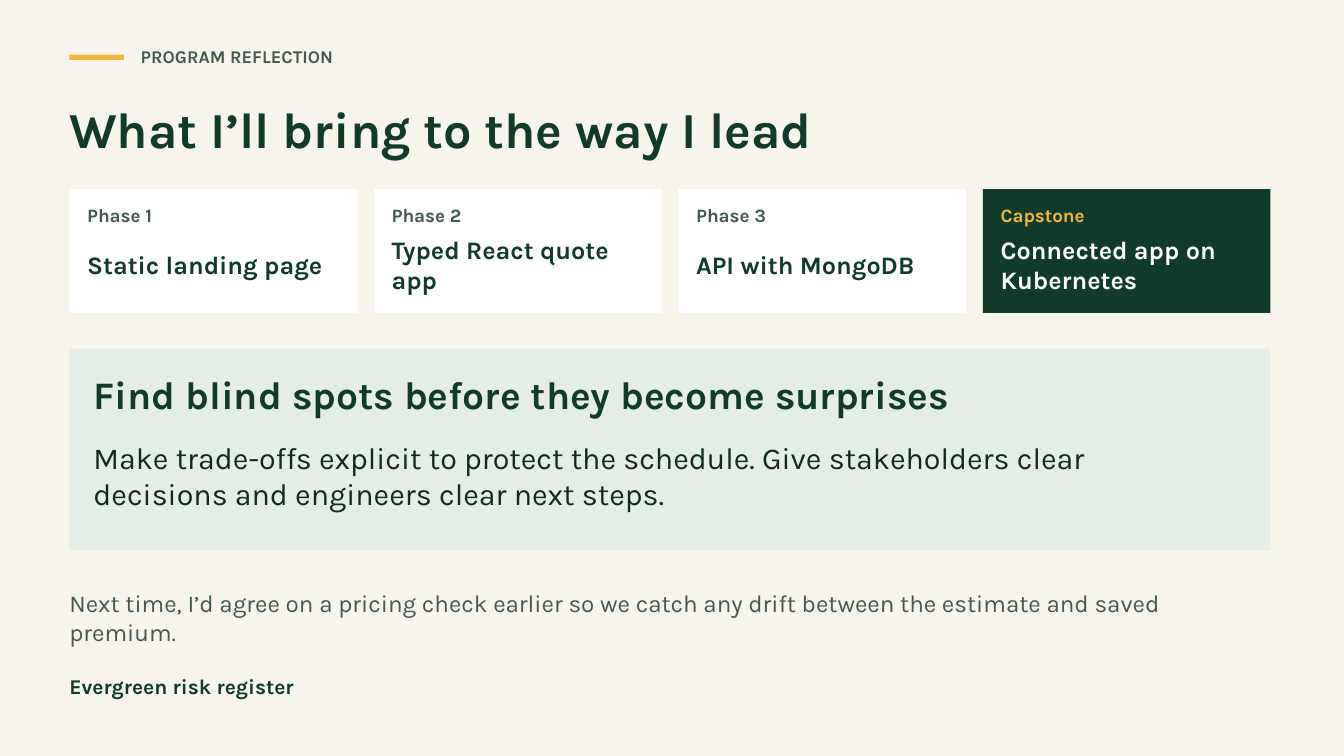
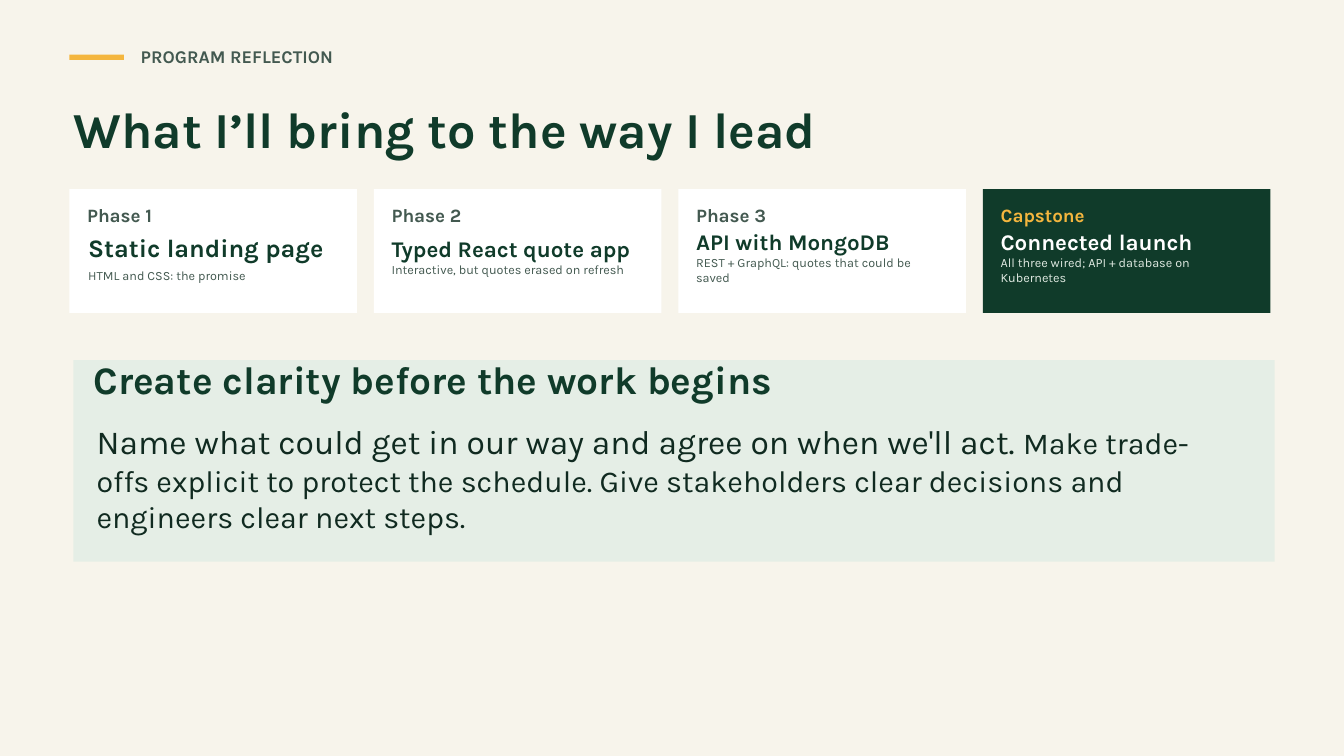
Before and after one commit to asc1-student09/evergreen-quote-launch, a slide deck: slide 10 of delivery-leadership-package/Evergreen_Quote_Showcase.pptx (slide 7 before the commit). Drawn at 1344x756 pixels with LibreOffice and Linux fonts; fonts in the diff are those of the drawing. Boxes give left, top, right and bottom in pixels: in the first picture for what was removed or moved away, otherwise in the second. Text is boxed around its words. In the diff, an @@ line names an element or a change of style, - is before the commit and + after.

Commit message:
Update Evergreen Quote showcase presentation

```diff
--- a/delivery-leadership-package/Evergreen_Quote_Showcase.pptx
+++ b/delivery-leadership-package/Evergreen_Quote_Showcase.pptx
@@ text "What I’ll bring to the ...": place and size @@
-text "What I’ll bring to the ..." at bbox=[69, 112, 811, 160]
+text "What I’ll bring to the ..." at bbox=[73, 112, 815, 161]
@@ text "Static landing page": place and size @@
-text "Static landing page" at bbox=[87, 256, 322, 280]
+text "Static landing page" at bbox=[88, 239, 323, 283]
@@ text "API with MongoDB" at bbox=[696, 255, 911, 282]: size 18 to 16 pt in "API with MongoDB" @@
@@ text at bbox=[392, 265, 624, 277]: paragraph added @@
+Interactive, but quotes erased on refresh
@@ text at bbox=[392, 241, 630, 263]: size 18 to 16 pt in "Typed React quote app" @@
@@ text at bbox=[696, 255, 911, 282]: paragraph added @@
+REST + GraphQL: quotes that could be saved
@@ text at bbox=[1001, 258, 1190, 282]: text changed; size 18 to 9 pt; text colour #FFFFFF to #DFE9E1; bold off @@
-Connected app on Kubernetes
+Connected launch
+All three wired; API + database on Kubernetes
@@ text at bbox=[88, 271, 245, 283]: paragraph added @@
+HTML and CSS: the promise
@@ rectangle: place and size @@
-rectangle at bbox=[70, 349, 1271, 551]
+rectangle at bbox=[74, 360, 1275, 562]
@@ text at bbox=[93, 366, 772, 404]: text changed @@
-Find blind spots before they become surprises
+Create clarity before the work begins
@@ text at bbox=[97, 431, 1188, 536]: text changed @@
-Make trade-offs explicit to protect the schedule. Give stakeholders clear decisions and engineers clear next steps.
+Name what could get in our way and agree on when we'll act. Make trade-offs explicit to protect the schedule. Give stakeholders clear decisions and engineers clear next steps.
@@ text removed at bbox=[69, 595, 1160, 647] @@
-Next time, I’d agree on a pricing check earlier so we catch any drift between the estimate and saved premium.
@@ text removed at bbox=[69, 679, 294, 700] @@
-Evergreen risk register
```
Also in this commit, not shown: 7 other slides changed, 1 slide added.
